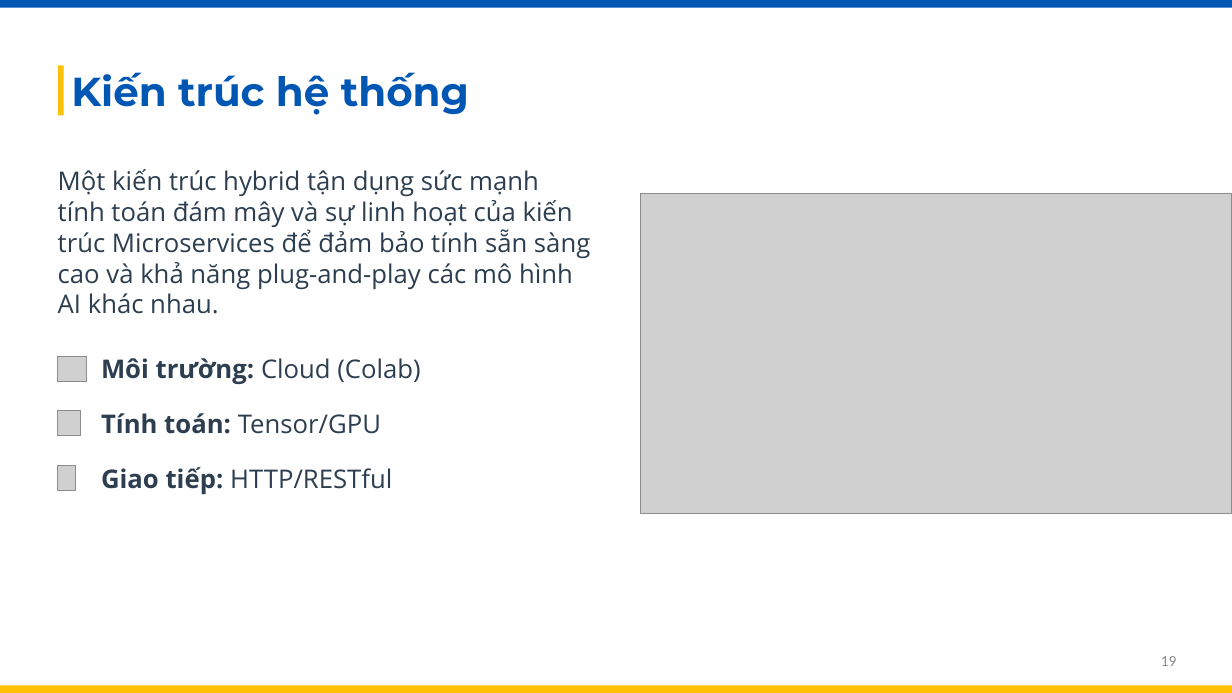
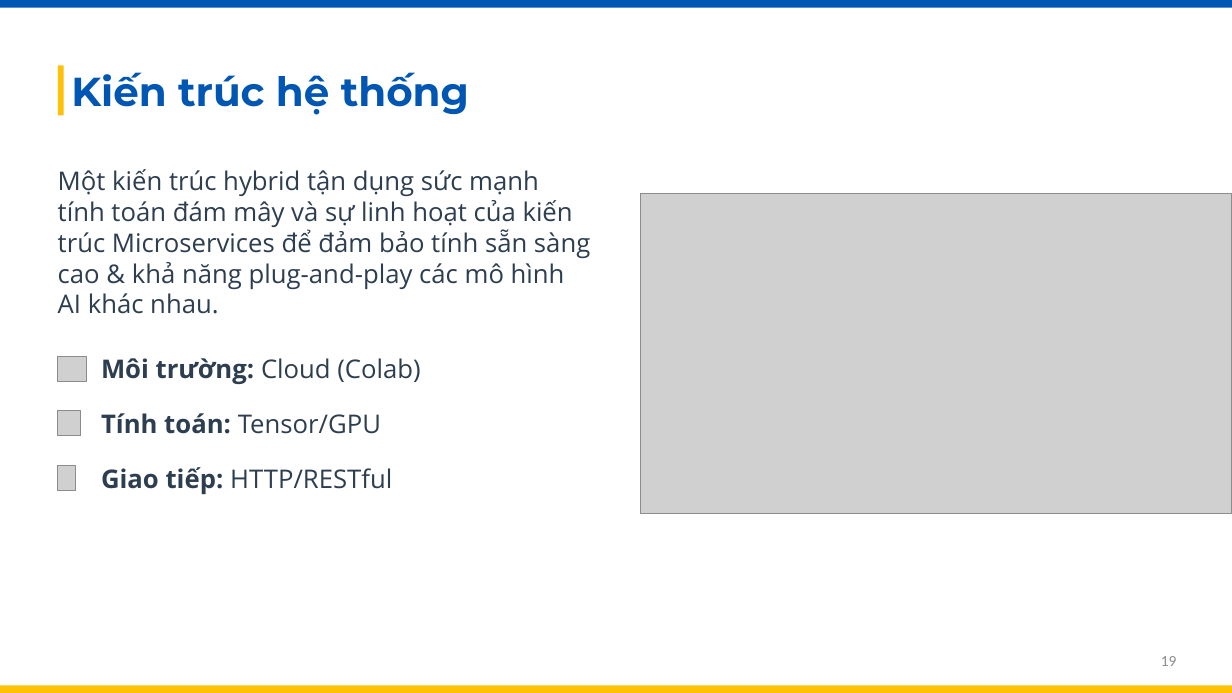
Before and after one commit to thuankhangho/btl-cloud, a slide deck: slide 19 of Phát hiện đối tượng có thể mở rộng với YOLOv5.pptx. Drawn at 1232x693 pixels with LibreOffice and Linux fonts; fonts in the diff are those of the drawing; grey boxes stand for pictures. Boxes give left, top, right and bottom in pixels: in the first picture for what was removed or moved away, otherwise in the second. Text is boxed around its words. In the diff, an @@ line names an element or a change of style, - is before the commit and + after.

```diff
--- a/Phát hiện đối tượng có thể mở rộng với YOLOv5.pptx
+++ b/Phát hiện đối tượng có thể mở rộng với YOLOv5.pptx
@@ text at [58, 169, 590, 314]: text changed @@
-Một kiến trúc hybrid tận dụng sức mạnh tính toán đám mây và sự linh hoạt của kiến trúc Microservices để đảm bảo tính sẵn sàng cao và khả năng plug-and-play các mô hình AI khác nhau.
+Một kiến trúc hybrid tận dụng sức mạnh tính toán đám mây và sự linh hoạt của kiến trúc Microservices để đảm bảo tính sẵn sàng cao & khả năng plug-and-play các mô hình AI khác nhau.
```
Also in this commit, not shown: 1 other slide changed, 2 other files.
